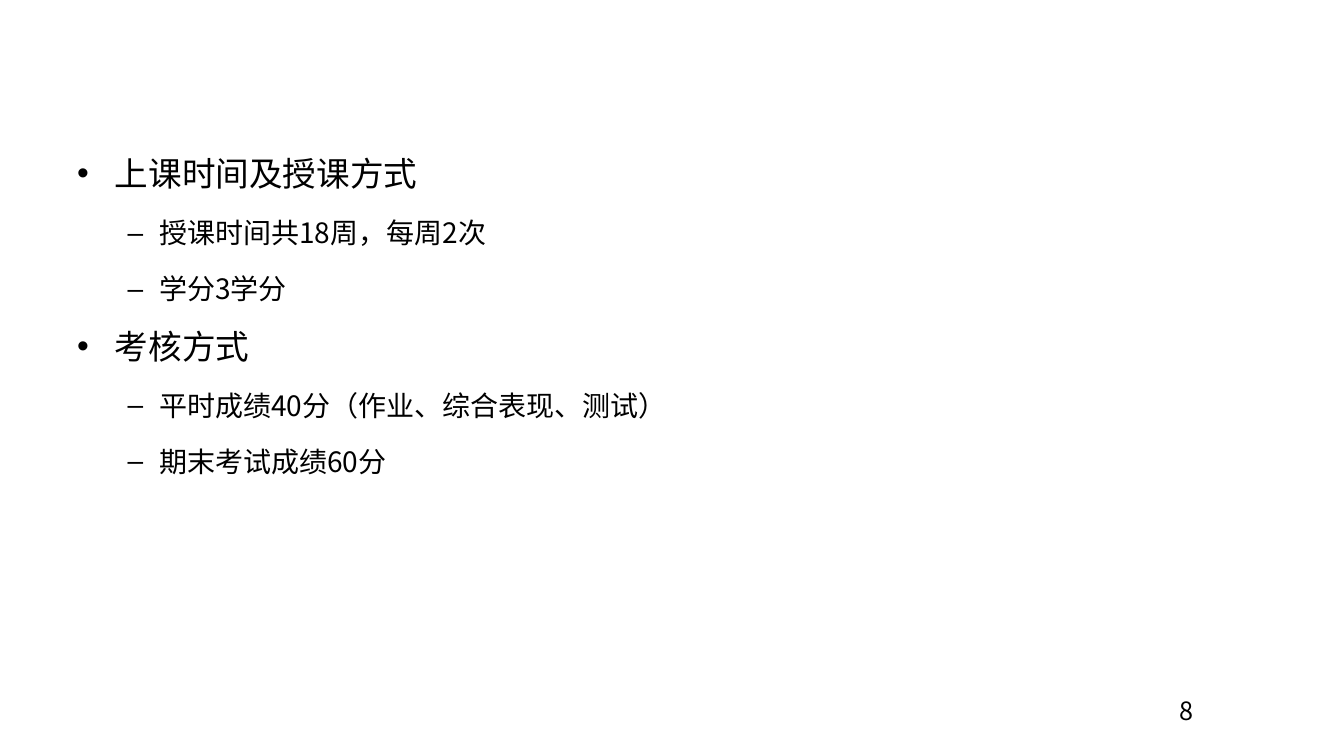
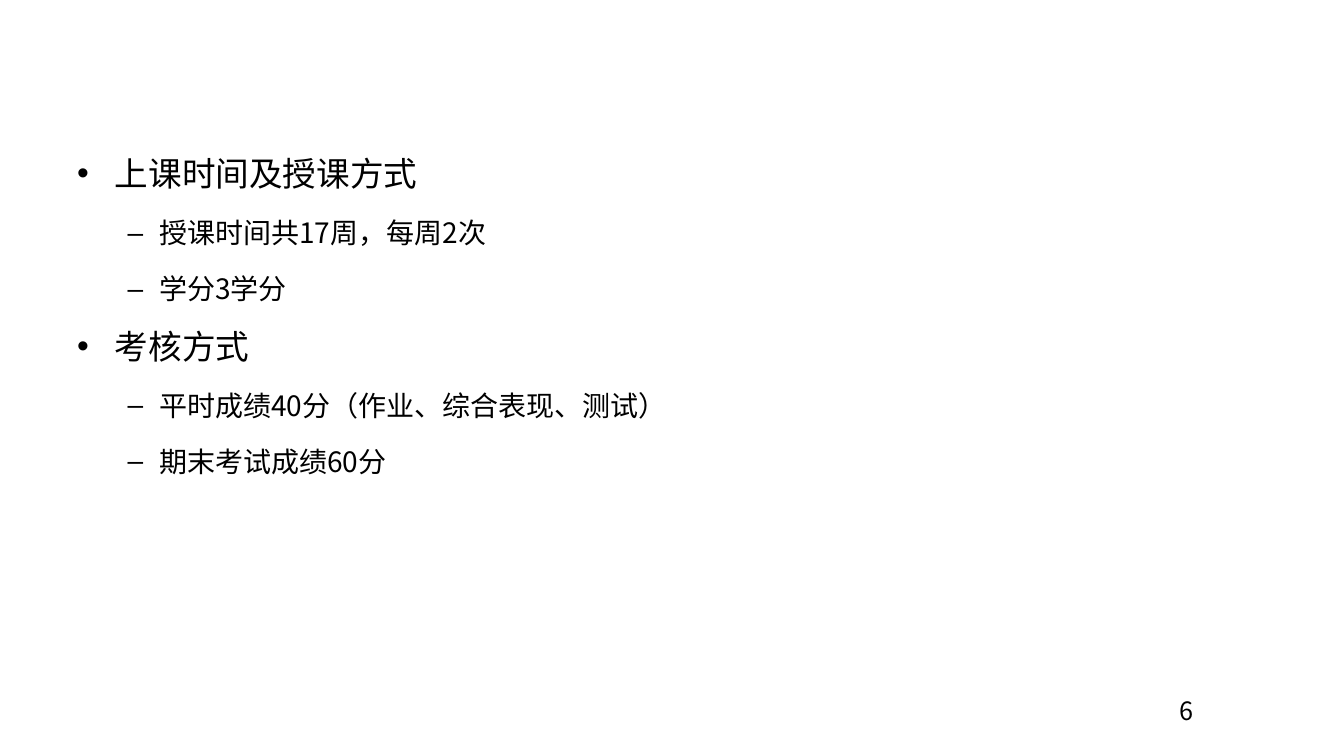
Before and after one commit to edu2act/course-JavaSE-Android, a slide deck: slide 6 of ch01/第0章 课程简介.pptx (slide 8 before the commit). Drawn at 1344x756 pixels with LibreOffice and Linux fonts; fonts in the diff are those of the drawing; background and template pictures are left out. Boxes give left, top, right and bottom in pixels: in the first picture for what was removed or moved away, otherwise in the second. Text is boxed around its words. In the diff, an @@ line names an element or a change of style, - is before the commit and + after.

Commit message:
更新课程PPT

```diff
--- a/ch01/第0章 课程简介.pptx
+++ b/ch01/第0章 课程简介.pptx
@@ text at bbox=[159, 219, 486, 246]: text changed @@
-  – 授课时间共18周，每周2次
+  – 授课时间共17周，每周2次
@@ page number at bbox=[1180, 701, 1194, 721]: text changed @@
-8
+6
```
Also in this commit, not shown: 6 other slides changed, 2 slides removed, 21 other files.
